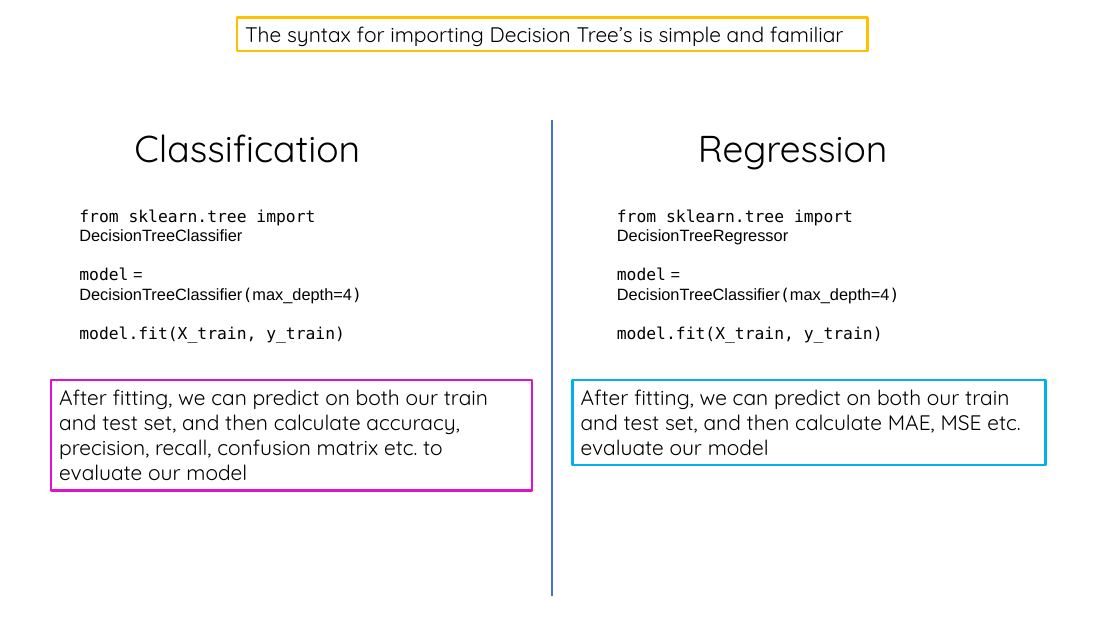
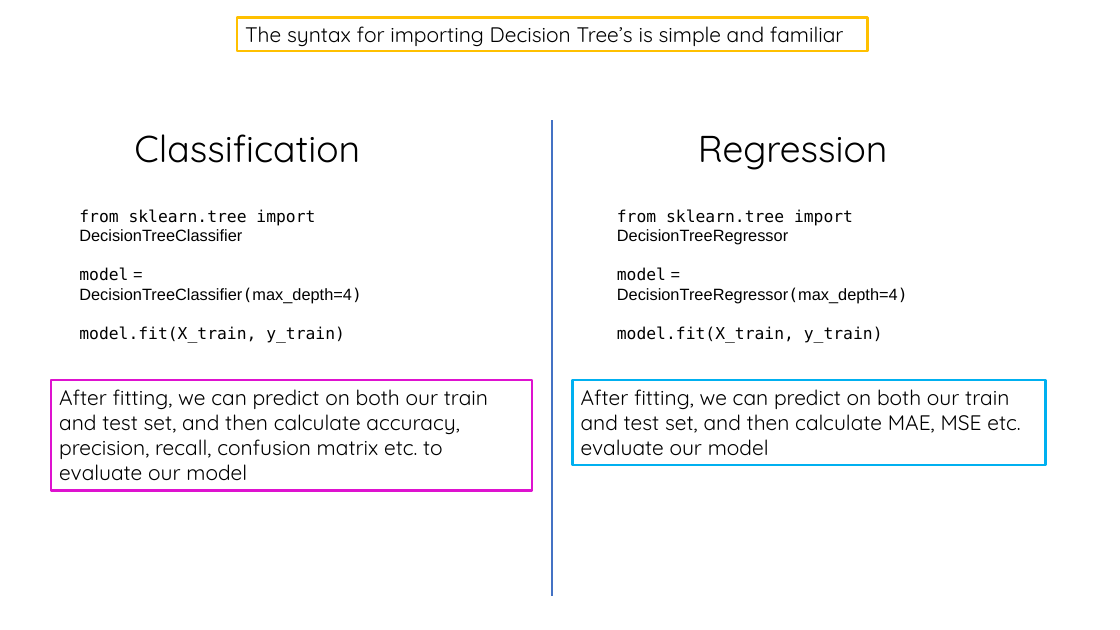
Before and after one commit to aleylani/Machine-Learning, a slide deck: slide 15 of ppts/Decision Trees.pptx. Drawn at 1120x630 pixels with LibreOffice and Linux fonts; fonts in the diff are those of the drawing; background and template pictures are left out. Boxes give left, top, right and bottom in pixels: in the first picture for what was removed or moved away, otherwise in the second. Text is boxed around its words. In the diff, an @@ line names an element or a change of style, - is before the commit and + after.

```diff
--- a/ppts/Decision Trees.pptx
+++ b/ppts/Decision Trees.pptx
@@ text at bbox=[617, 267, 908, 304]: text changed @@
-model = DecisionTreeClassifier(max_depth=4)
+model = DecisionTreeRegressor(max_depth=4)
```
Also in this commit, not shown: 3 other slides changed.
